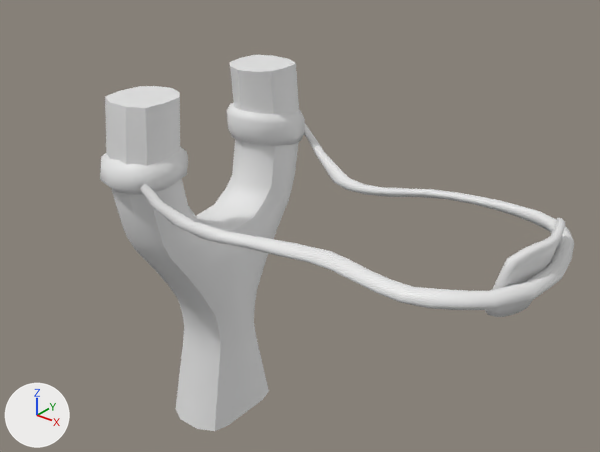
The FBX model Assets/Resources/Catapult.fbx: old version first, new version second.
One viewpoint serves both versions: a camera (50 mm lens) standing at (17.39, -14.14, 13.95) and looking at (6.13, -0.07, 5.22). Lighting does not change. The marker at lower left points along +X, +Y and +Z.

Script lines for the objects in view, before the commit:
```python
me_beziercurve_001 = bpy.data.meshes.new('BezierCurve.001')
me_beziercurve_001.from_pydata(...)  # 582 vertices, 568 faces; spans x -0.97..6.99, y -2.67..2.83, z 2.46..4.0
me_cube_001 = bpy.data.meshes.new('Cube.001')
me_cube_001.from_pydata(...)  # 230 vertices, 226 faces; spans x -0.83..0.83, y -2.69..2.78, z -0.78..8.06
me_cube_003 = bpy.data.meshes.new('Cube.003')
me_cube_003.from_pydata(...)  # 84 vertices, 70 faces; spans x -0.91..0.92, y -1.03..0.98, z -0.53..0.54
me_cube_007 = bpy.data.meshes.new('Cube.007')
me_cube_007.from_pydata(...)  # 56 vertices, 42 faces; spans x -0.88..0.89, y -0.97..1.0, z -0.33..0.34
ob_handle = bpy.data.objects.new('Handle', me_cube_001)
ob_handle.location = (4.49, -1.36, 0.8)
ob_rubber_band = bpy.data.objects.new('Rubber band', me_beziercurve_001)
ob_rubber_band.location = (5.96, -1.37, 3.47)
ob_rubber_band_left = bpy.data.objects.new('Rubber band left', me_cube_007)
ob_rubber_band_left.location = (4.5, -3.34, 7.39)
ob_rubber_band_right = bpy.data.objects.new('Rubber band right', me_cube_003)
ob_rubber_band_right.location = (4.46, 0.67, 7.28)
```
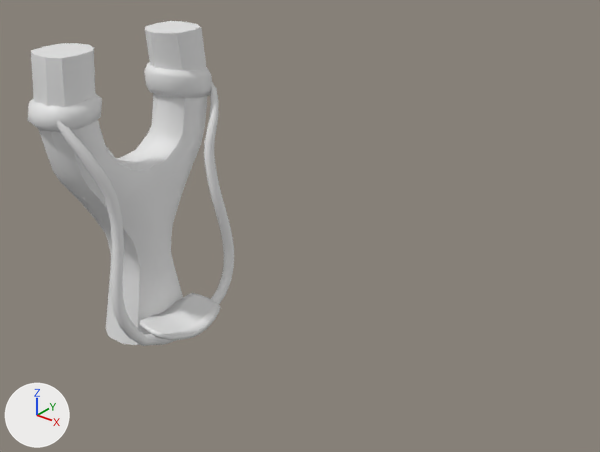
Where the change shows, as pixel boxes (x1, y1, x2, y2) in the pictures (600 x 452 px; the box of a moved part takes in the faces that stretch with it):
'Handle', moved
    before: (105, 55, 299, 431)
    after: (31, 21, 207, 345)
'Rubber band', reshaped, moved (59% narrower, 37% taller)
    before: (140, 124, 574, 317)
    after: (56, 82, 234, 346)
'Rubber band left', moved
    before: (100, 147, 188, 194)
    after: (28, 93, 102, 132)
'Rubber band right', moved
    before: (227, 103, 305, 146)
    after: (144, 62, 212, 98)
part 1 of me_beziercurve_001, moved or reshaped
    before: (485, 217, 565, 317)
    after: (139, 293, 221, 340)
part 2 of me_beziercurve_001, moved or reshaped
    before: (140, 124, 574, 310)
    after: (56, 82, 234, 346)

The change, as a diff of the scene's bpy script:
```diff
--- a/Assets/Resources/Catapult.fbx.py
+++ b/Assets/Resources/Catapult.fbx.py
@@ me_beziercurve_001 @@
 # used by ob_rubber_band; location = (5.96, -1.37, 3.47)
-me_beziercurve_001.from_pydata(...)  # 582 vertices, 568 faces; spans x -0.97..6.99, y -2.67..2.83, z 2.46..4.0
+me_beziercurve_001.from_pydata(...)  # 582 vertices, 568 faces; spans x -1.11..0.88, y -2.67..2.83, z -3.21..3.96
+# me_beziercurve_001 part 1: the loose piece of 138 vertices spanning x 6.12..6.86, y -1.07..1.29, z 2.46..4.0 is turned 76 degrees about the y axis through its middle, then moved by (-6.41, -0.09, -5.96)
+# me_beziercurve_001 part 2: 444 of 582 vertices moved; they spanned x -0.97..6.99, y -2.67..2.83, z 2.76..3.9 and now span x -1.11..0.35, y -2.67..2.83, z -3.21..3.96; mean shift (-3.41, -0.05, -3.01); largest move (6.99, -0.1, 3.27) -> (0.23, -0.19, -3.21)
@@ ob_rubber_band_right @@
 ob_rubber_band_right = bpy.data.objects.new('Rubber band right', me_cube_003)
-ob_rubber_band_right.location = (4.46, 0.67, 7.28)
+ob_rubber_band_right.location = (-0.03, 2.03, 7.28)
@@ ob_rubber_band @@
 ob_rubber_band = bpy.data.objects.new('Rubber band', me_beziercurve_001)
-ob_rubber_band.location = (5.96, -1.37, 3.47)
+ob_rubber_band.location = (1.48, -0.01, 3.47)
@@ ob_rubber_band_left @@
 ob_rubber_band_left = bpy.data.objects.new('Rubber band left', me_cube_007)
-ob_rubber_band_left.location = (4.5, -3.34, 7.39)
+ob_rubber_band_left.location = (0.01, -1.98, 7.39)
@@ ob_handle @@
 ob_handle = bpy.data.objects.new('Handle', me_cube_001)
-ob_handle.location = (4.49, -1.36, 0.8)
+ob_handle.location = (0.0, 0.0, 0.8)
```
